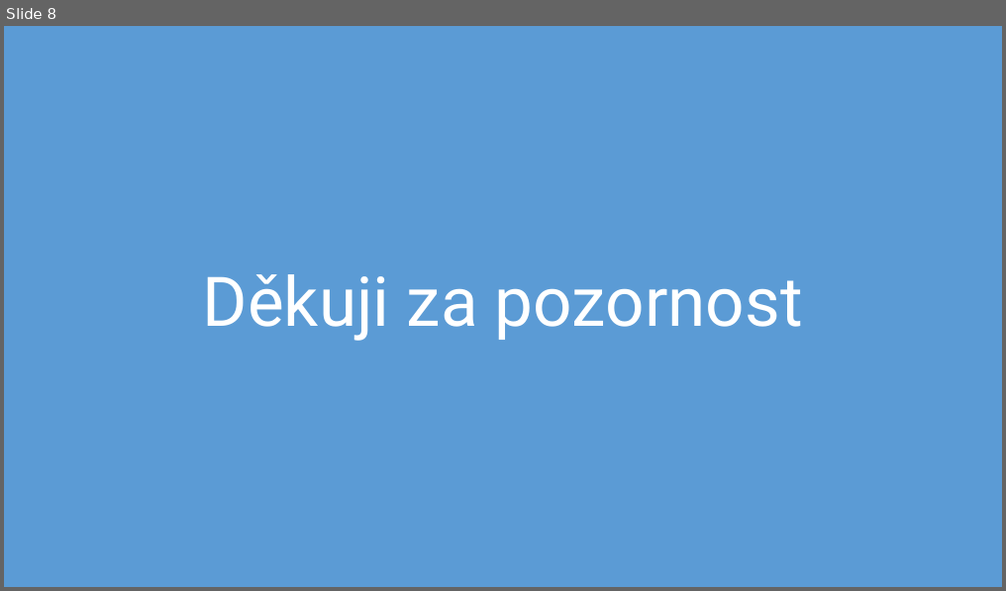
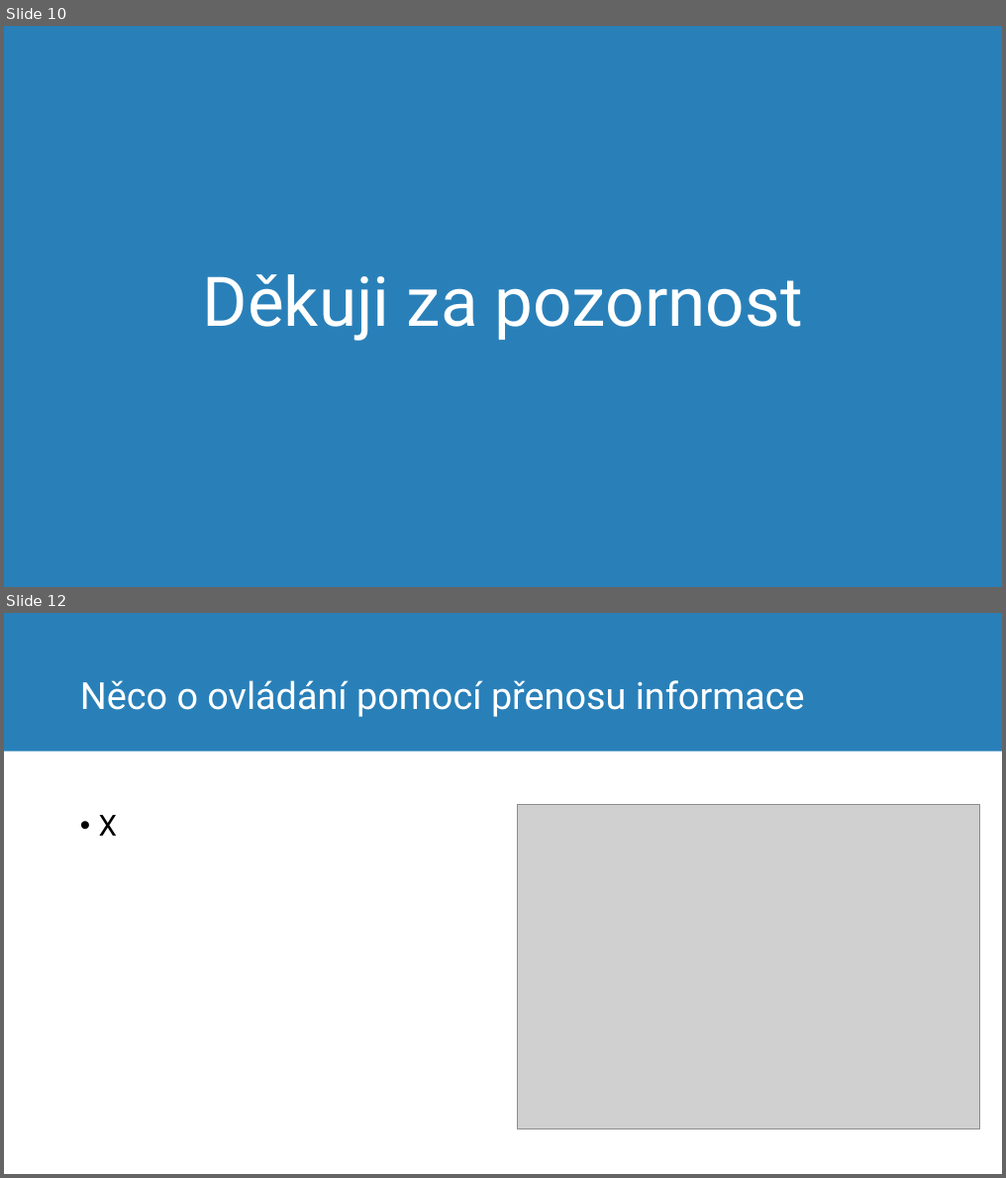
Before and after one commit to mrtnzlml-archive/Real-time-WS, a slide deck: obhajoba.pptx. Shown one above the other, each under a label of ours: slide 8 before the commit, slides 10 and 12 after it; the slides between them are not shown. The pictures are 1006x591 and 1006x1178 pixels, drawn with LibreOffice and Linux fonts; fonts in the diff are those of the drawing; grey boxes stand for pictures; background and template pictures are left out. Boxes give left, top, right and bottom in pixels: in the first picture for what was removed or moved away, otherwise in the second. Text is boxed around its words. In the diff, an @@ line names an element or a change of style, - is before the commit and + after.

```diff
--- a/obhajoba.pptx
+++ b/obhajoba.pptx
@@ slide 12 added at (x1=4, y1=613, x2=1002, y2=1174), background #FFFFFF @@
@@ rectangle added at (x1=4, y1=613, x2=1002, y2=752), fill #2980B9 @@
@@ title added at (x1=80, y1=680, x2=805, y2=717), 36 pt, text #FFFFFF @@
+Něco o ovládání pomocí přenosu informace
@@ text added at (x1=99, y1=815, x2=117, y2=836), 28 pt, text #000000 @@
+• X
@@ picture added at (x1=518, y1=805, x2=980, y2=1130) @@
@@ what was slide 8 is now slide 10 @@
@@ slide 10 changed as well @@
@@ rectangle at (x1=4, y1=26, x2=1002, y2=587): fill #5B9BD5 to #2980B9 @@
```
Also in this commit, not shown: 7 other slides changed, 3 other slides added, 1 other file.
